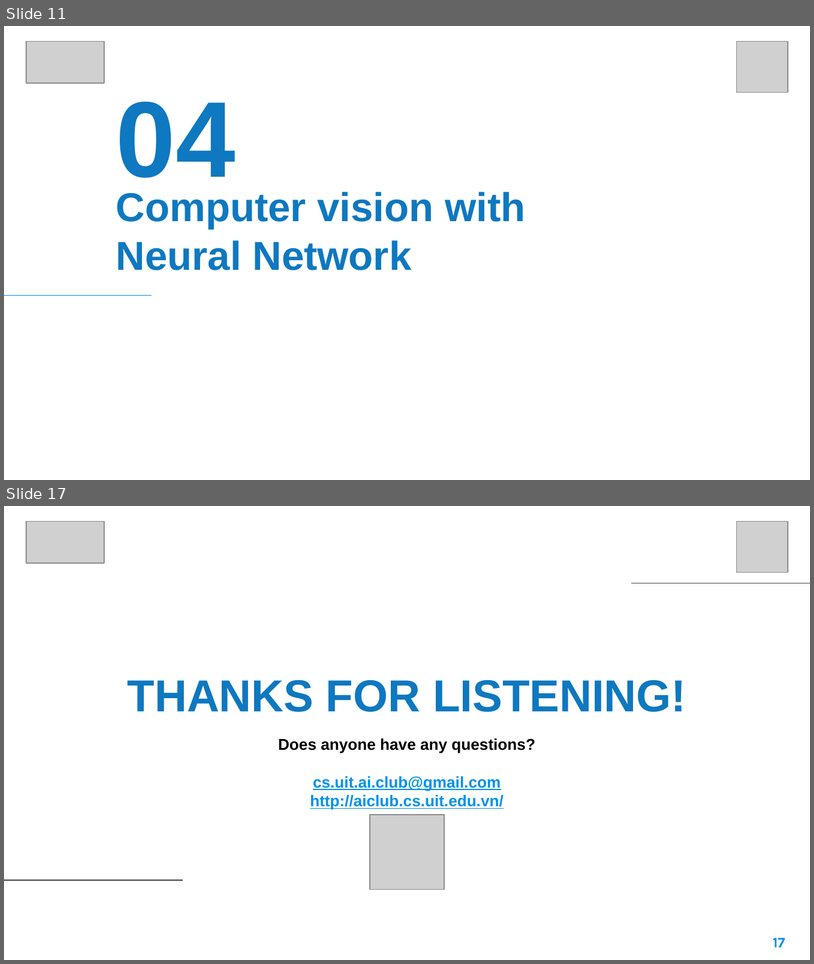
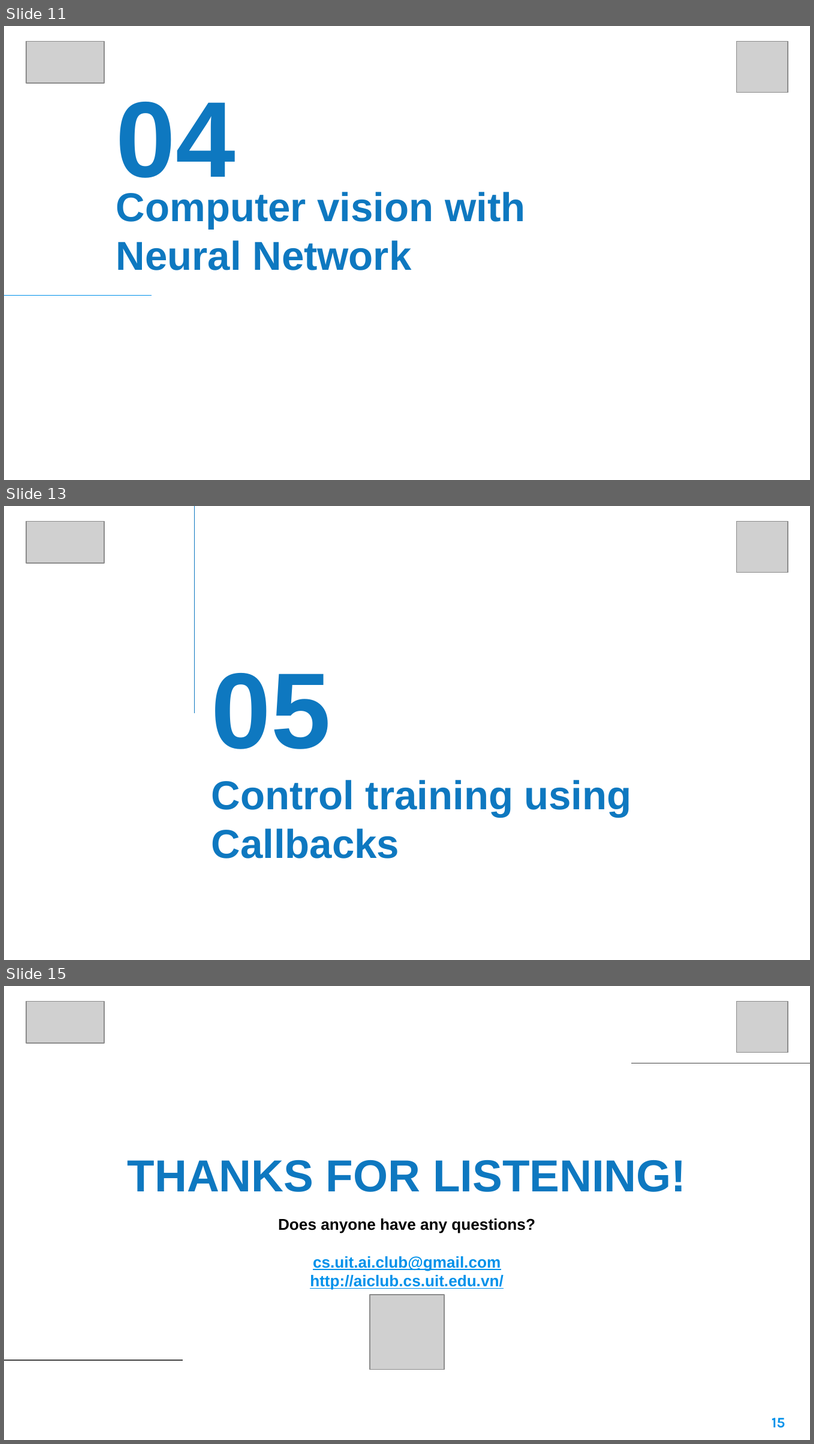
Before and after one commit to VinhDevNguyen/Tensorflow_Seminar, a slide deck: 1_Introduction_To_TF/Week_2/Slide/An_Introduction_to_computer_vision.pptx. Shown one above the other, each under a label of ours: slides 11 and 17 before the commit, slides 11, 13 and 15 after it; the slides between them are not shown. The pictures are 814x964 and 814x1444 pixels, drawn with LibreOffice and Linux fonts; fonts in the diff are those of the drawing; grey boxes stand for pictures; background and template pictures are left out. Boxes give left, top, right and bottom in pixels: in the first picture for what was removed or moved away, otherwise in the second. Text is boxed around its words. In the diff, an @@ line names an element or a change of style, - is before the commit and + after.

```diff
--- a/1_Introduction_To_TF/Week_2/Slide/An_Introduction_to_computer_vision.pptx
+++ b/1_Introduction_To_TF/Week_2/Slide/An_Introduction_to_computer_vision.pptx
@@ slide 13 added at box(4, 506, 810, 960), background picture (left out) @@
@@ picture added at box(27, 522, 105, 563) @@
@@ line added from (194, 506) to (194, 713), #0E78C0 0.75 pt @@
@@ picture added at box(737, 522, 789, 573) @@
@@ text added at box(212, 673, 331, 749), 96 pt, text #0E78C0, bold @@
+05
@@ title added at box(212, 780, 632, 858), 36 pt, text #0E78C0, bold @@
+Control training using Callbacks
@@ what was slide 17 is now slide 15 @@
@@ page number at box(772, 1417, 786, 1428): text changed @@
-17
+15
```
Also in this commit, not shown: 2 slides changed, 1 other slide added, 4 slides removed.
